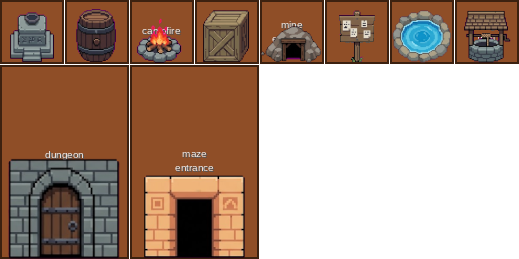
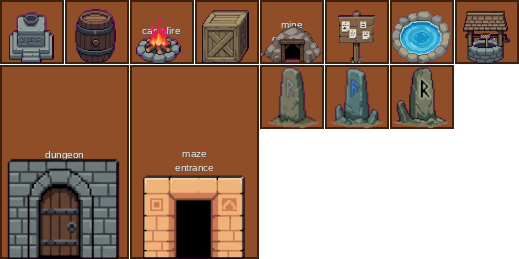
Two versions of the same layered image (519x259). Layer-by-layer changes:
painted on "Layer" over [7, 10, 510, 259]
painted on "world_objects.png" over [260, 65, 454, 129]